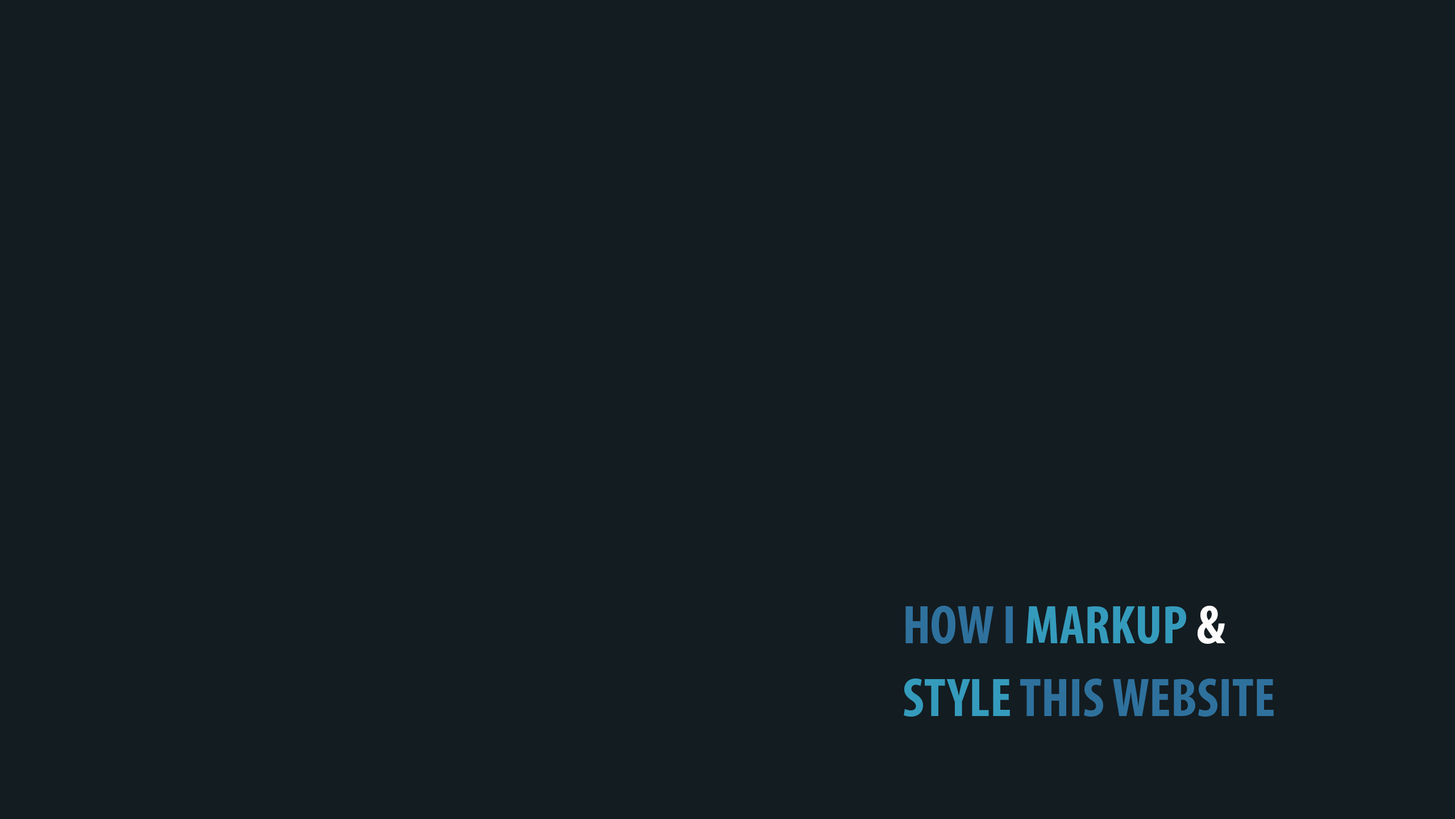
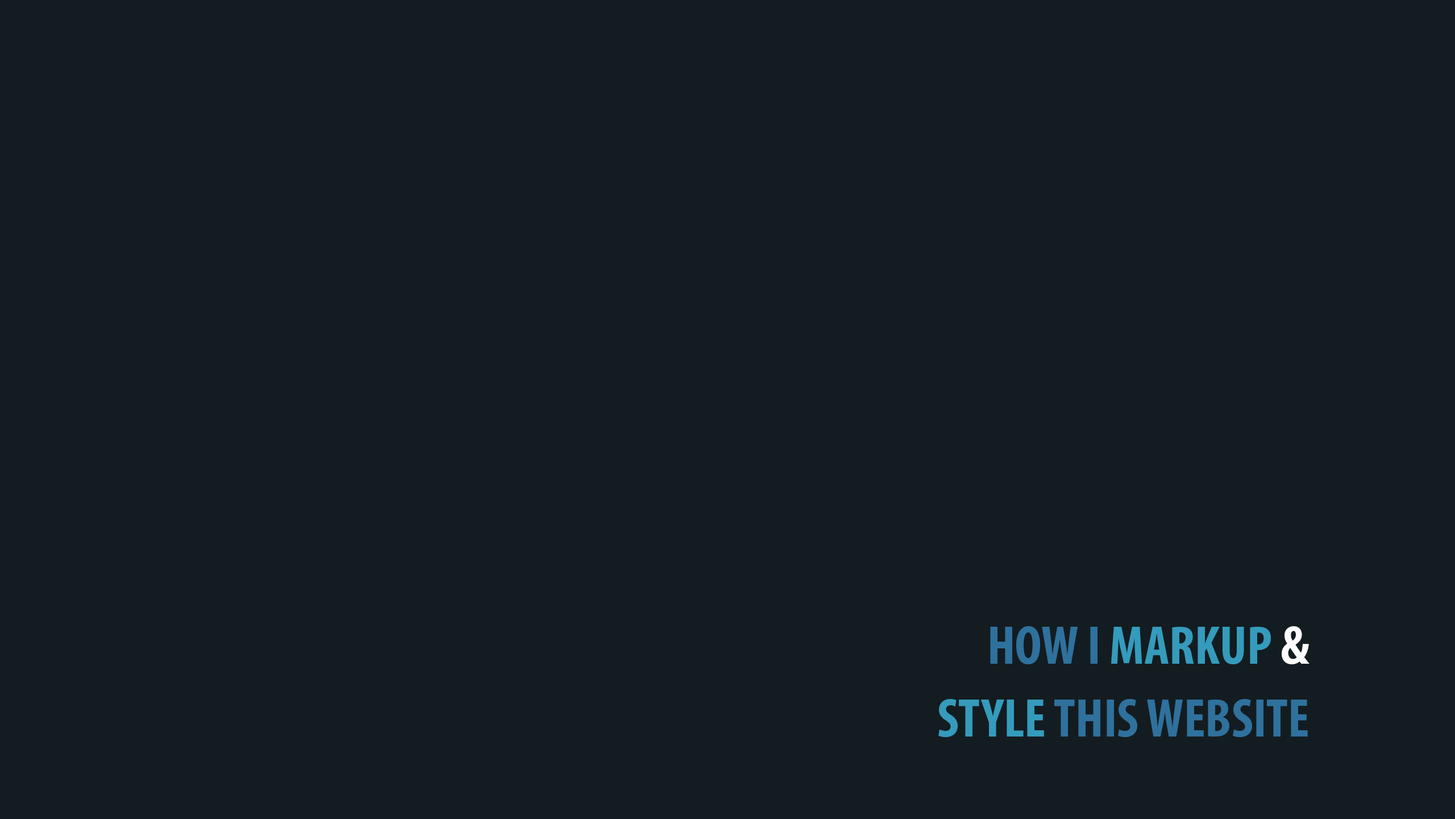
The second (1455, 819) image is a revision of the first. Changes to its layers:
painted on "How I Markup & Style This Website" over [903, 605, 1310, 737]
